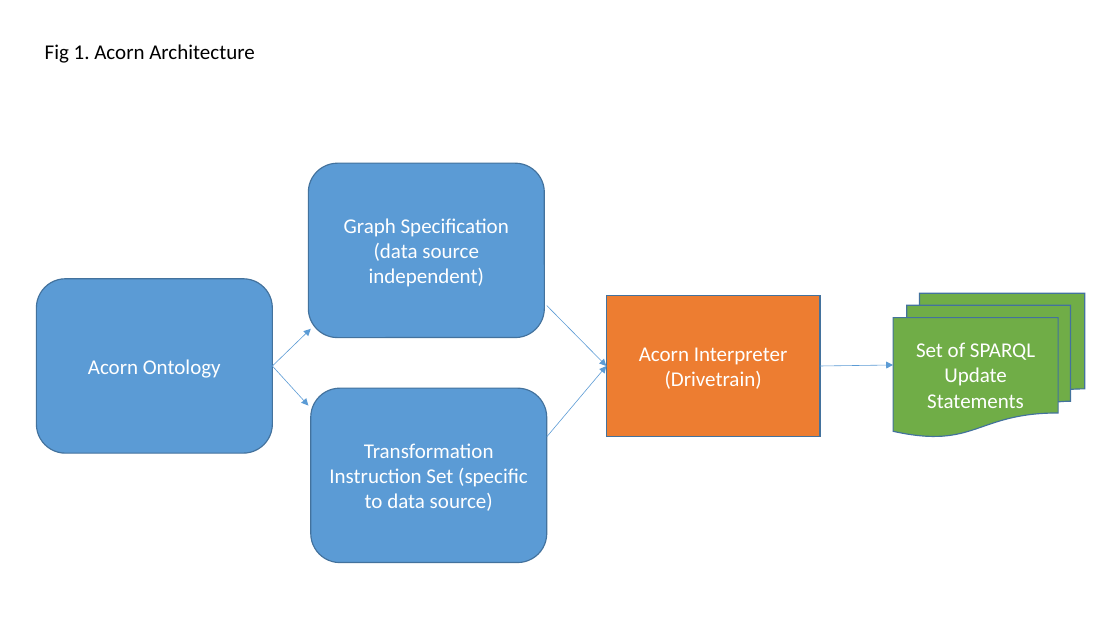
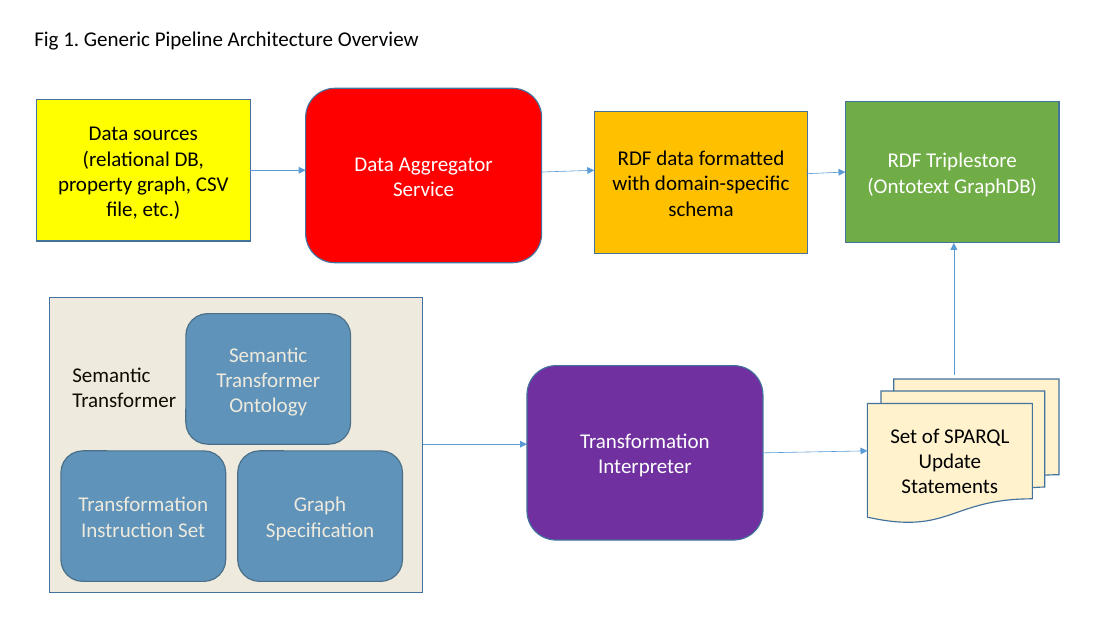
Before and after one commit to PennTURBO/semantic-engine, a slide deck: slide 1 of Acorn_diagrams.pptx. Drawn at 1120x630 pixels with LibreOffice and Linux fonts; fonts in the diff are those of the drawing. Boxes give left, top, right and bottom in pixels: in the first picture for what was removed or moved away, otherwise in the second. Text is boxed around its words. In the diff, an @@ line names an element or a change of style, - is before the commit and + after.

Commit message:
acorn diagrams

```diff
--- a/Acorn_diagrams.pptx
+++ b/Acorn_diagrams.pptx
@@ text at box(34, 31, 419, 50): text changed @@
-Fig 1. Acorn Architecture
+Fig 1. Generic Pipeline Architecture Overview
@@ rounded rectangle added at box(306, 88, 542, 263), fill #FF0000, outline #43739E 1 pt, 18 pt, text #FFFFFF @@
+Data Aggregator Service
@@ rectangle added at box(36, 99, 250, 241), fill #FFFF00, outline #43739E 1 pt, 18 pt, text #000000 @@
+Data sources (relational DB, property graph, CSV file, etc.)
@@ rectangle added at box(594, 112, 807, 254), fill #FFC000, outline #43739E 1 pt, 18 pt, text #000000 @@
+RDF data formatted with domain-specific schema
@@ rectangle added at box(845, 102, 1059, 244), fill #70AD47, outline #43739E 1 pt, 18 pt, text #FFFFFF @@
+RDF Triplestore (Ontotext GraphDB)
@@ arrow added from (250, 171) to (306, 171), #5B9BD5 0.5 pt @@
@@ rounded rectangle removed at box(308, 163, 544, 338) @@
-Graph Specification
-(data source independent)
@@ arrow added from (542, 172) to (594, 171), #5B9BD5 0.5 pt @@
@@ arrow added from (807, 174) to (845, 172), #5B9BD5 0.5 pt @@
@@ arrow added from (954, 376) to (954, 243), #5B9BD5 0.5 pt @@
@@ rounded rectangle removed at box(36, 279, 272, 454) @@
-Acorn Ontology
@@ rectangle added at box(50, 297, 423, 593), fill #806000 at 13% opacity, outline #43739E 1 pt @@
@@ rectangle removed at box(607, 295, 820, 437) @@
-Acorn Interpreter (Drivetrain)
@@ rounded rectangle added at box(186, 313, 350, 444), fill #5B9BD5, outline #43739E 1 pt, 18 pt, text #FFFFFF @@
+Semantic Transformer Ontology
@@ arrow removed from (272, 366) to (311, 329) @@
@@ arrow removed from (547, 306) to (607, 366) @@
@@ text added at box(72, 367, 176, 407), 18 pt, text #000000 @@
+Semantic
+Transformer
@@ arrow removed from (272, 366) to (308, 406) @@
@@ rounded rectangle added at box(527, 365, 763, 540), fill #7030A0, outline #43739E 1 pt, 18 pt, text #FFFFFF @@
+Transformation Interpreter
@@ arrow removed from (547, 437) to (607, 366) @@
@@ flow chart multidocument "Set of SPARQL Update Statements": place and size @@
-flow chart multidocument "Set of SPARQL Update Statements" at box(893, 293, 1085, 437)
+flow chart multidocument "Set of SPARQL Update Statements" at box(868, 379, 1060, 523)
@@ flow chart multidocument "Set of SPARQL Update Statements" at box(868, 379, 1060, 523): text colour #FFFFFF to #000000; fill #70AD47 to #FFF2CC @@
@@ arrow added from (423, 444) to (527, 444), #5B9BD5 0.5 pt @@
@@ rounded rectangle "Transformation Instruction Set": place and size @@
-rounded rectangle "Transformation Instruction Set" at box(311, 388, 547, 563)
+rounded rectangle "Transformation Instruction Set" at box(61, 451, 226, 581)
@@ rounded rectangle added at box(238, 451, 402, 581), fill #5B9BD5, outline #43739E 1 pt, 18 pt, text #FFFFFF @@
+Graph Specification
@@ arrow moved from (820, 366) - (893, 365) to (763, 453) - (868, 451) @@
@@ text in rounded rectangle at box(78, 496, 208, 537): text changed @@
-Transformation Instruction Set (specific to data source)
+Transformation Instruction Set
```
Also in this commit, not shown: 4 other slides changed.
